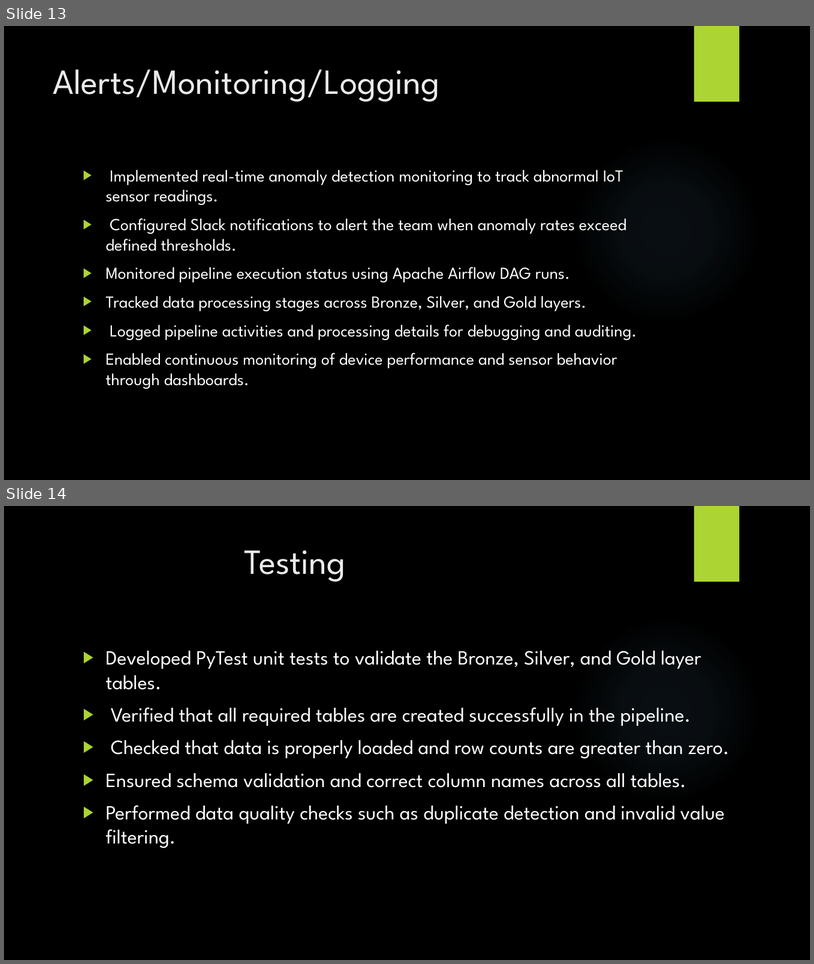
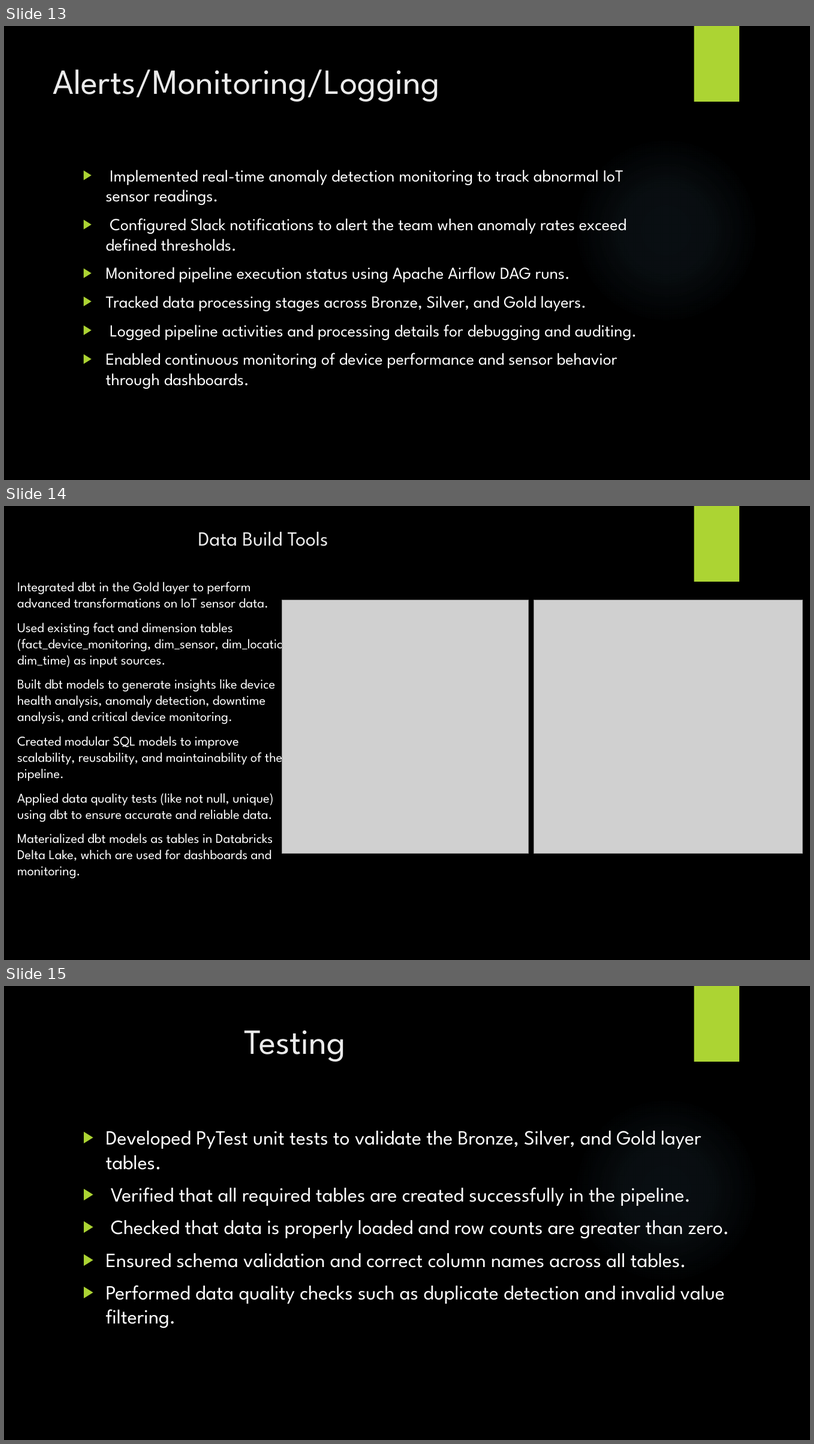
Before and after one commit to 2000030106/Iot-Sensor-Anomoly-Detection, a slide deck: Iot sensor anomoly detetction.pptx. Shown one above the other, each under a label of ours: slides 13 and 14 before the commit, slides 13, 14 and 15 after it. The pictures are 814x964 and 814x1444 pixels, drawn with LibreOffice and Linux fonts; fonts in the diff are those of the drawing; grey boxes stand for pictures; background and template pictures are left out. Boxes give left, top, right and bottom in pixels: in the first picture for what was removed or moved away, otherwise in the second. Text is boxed around its words. In the diff, an @@ line names an element or a change of style, - is before the commit and + after.

```diff
--- a/Iot sensor anomoly detetction.pptx
+++ b/Iot sensor anomoly detetction.pptx
@@ slide 14 added at [4, 506, 810, 960], background picture (left out); not listed: 1 template element that a slide beside it also shows @@
@@ title added at [198, 532, 329, 546], 24 pt, text #EBEBEB @@
+Data Build Tools
@@ text added at [17, 582, 294, 878], 16 pt, text #FFFFFF @@
+Integrated dbt in the Gold layer to perform advanced transformations on IoT sensor data.
+Used existing fact and dimension tables (fact_device_monitoring, dim_sensor, dim_location, dim_time) as input sources.
+Built dbt models to generate insights like device health analysis, anomaly detection, downtime analysis, and critical device monitoring.
+Created modular SQL models to improve scalability, reusability, and maintainability of the pipeline.
+Applied data quality tests (like not null, unique) using dbt to ensure accurate and reliable data.
+Materialized dbt models as tables in Databricks Delta Lake, which are used for dashboards and monitoring.
@@ picture added at [282, 600, 529, 853] @@
@@ picture added at [534, 600, 804, 853] @@
@@ what was slide 14 is now slide 15 @@
```
Also in this commit, not shown: 1 slide changed.
